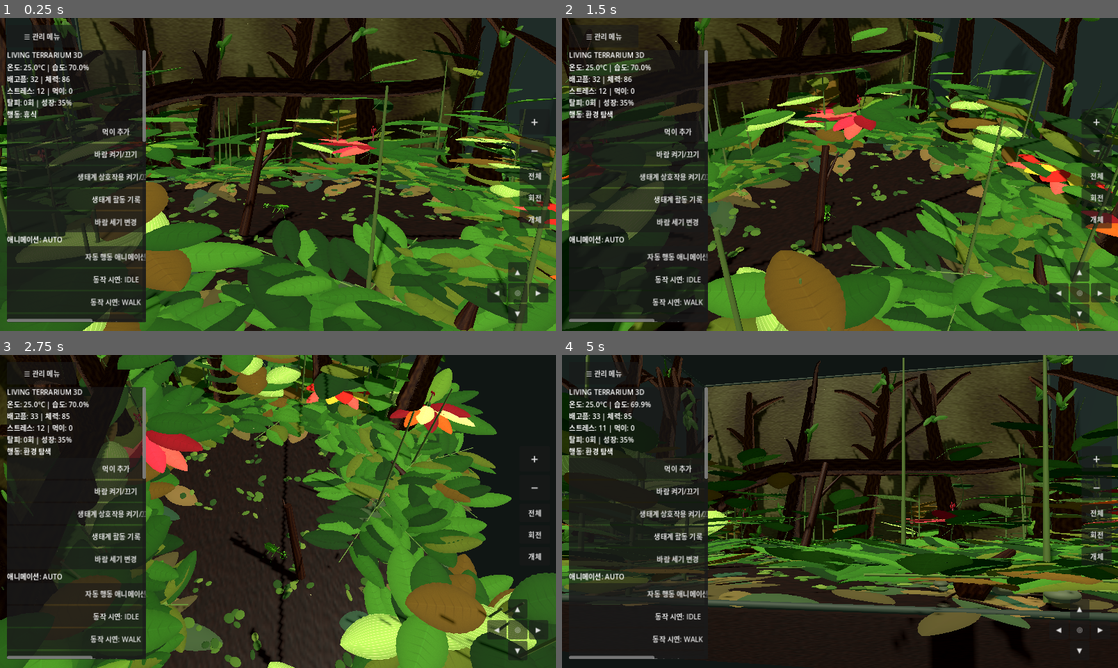
Above: before the commit, frames 1-4 (two rows, left to right).
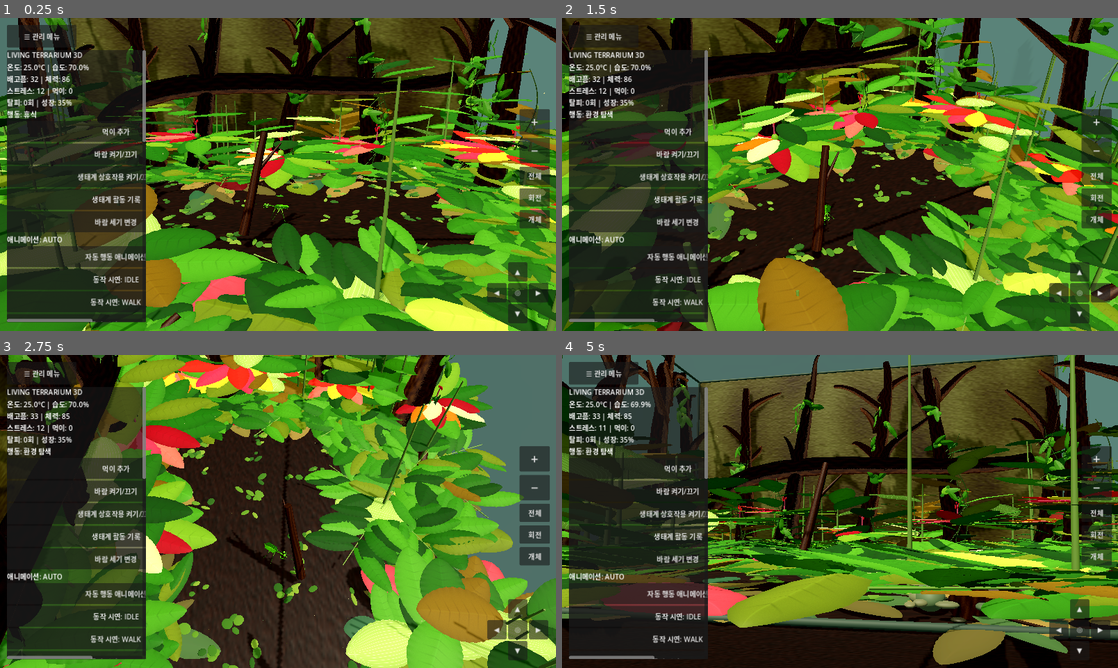
Above: after the commit, the same moments.

Repository: s5vrusg22-stack/LivingTerrarium
Game: Godot game, scene res://scenes/main.tscn
Two runs of this game, one before a commit and one after it. Both use one fixed random seed, a clock stepped at 60 frames per second and the inputs below.
Inputs (mouse positions are in pixels of both pictures, inside the frame that each line leads up to):
- Up to frame 1 (0.25 s): no input
- Up to frame 2 (1.5 s): tap Enter at 0.5 s; move the mouse to (962, 158) at 0.52 s; hold D 0.53-1.25 s; click (962, 158) at 0.67 s; drag from (728, 190) to (812, 237) at 1.27 s
- Up to frame 3 (2.75 s): move the mouse to (333, 442) at 2.02 s; hold D from 2.03 s (still down)
- Up to frame 4 (5 s): release D at 2.75 s; drag from (812, 574) to (673, 464) at 2.77 s; move the mouse to (1006, 558) at 3.52 s; hold A 3.53-4.25 s; drag from (673, 464) to (756, 433) at 4.27 s

The runs differ from the first frame. In frame 1, 55% of the frame differs, in the area x 0-100%, y 0-100%; in frame 2, 57%; in frame 3, 58%; in frame 4, 53%.

Commit message:
Add detailed tropical foliage and realistic lighting

Diff:
--- a/scripts/main.gd
+++ b/scripts/main.gd
@@ -454,7 +454,7 @@
     for trunk in trunks:
         var points: Array = trunk["points"]
         var radii: Array = trunk["radii"]
-        for patch_index in range(rng.randi_range(2, 4)):
+        for patch_index in range(rng.randi_range(4, 6)):
             var ring := rng.randi_range(2, points.size() - 3)
             var tangent: Vector3 = (points[ring + 1] - points[ring - 1]).normalized()
             var facing := Vector3(0.0, 0.0, 1.0)
@@ -492,8 +492,8 @@
                 patch.add_child(leaf)
 
 func _create_bromeliads(leaf_mesh: ArrayMesh, materials: Array[StandardMaterial3D], rng: RandomNumberGenerator) -> void:
-    var tree_choices: Array[int] = [1, 4, 6, 8, 9, 10]
-    var ring_choices: Array[int] = [8, 8, 7, 9, 8, 7]
+    var tree_choices: Array[int] = [1, 4, 6, 8, 9, 10, 0, 2, 5, 11, 3, 7]
+    var ring_choices: Array[int] = [8, 8, 7, 9, 8, 7, 10, 11, 8, 10, 6, 9]
     for i in range(mini(tree_choices.size(), habitat_trunks.size())):
         var trunk: Dictionary = habitat_trunks[tree_choices[i]]
         var points: Array = trunk["points"]
@@ -570,12 +570,20 @@
     env.background_color = Color(0.065, 0.085, 0.08)
     env.ambient_light_source = Environment.AMBIENT_SOURCE_COLOR
     env.ambient_light_color = Color(0.7, 0.8, 0.72)
-    env.ambient_light_energy = 0.66
+    env.ambient_light_energy = 0.70
+    env.tonemap_mode = Environment.TONE_MAPPER_FILMIC
+    env.glow_enabled = true
+    env.glow_intensity = 0.20
+    env.glow_bloom = 0.04
+    env.glow_hdr_threshold = 1.12
+    env.adjustment_enabled = true
+    env.adjustment_contrast = 1.04
+    env.adjustment_saturation = 1.07
     env.ssao_enabled = true
-    env.ssao_radius = 0.38
-    env.ssao_intensity = 1.05
-    env.ssao_power = 1.18
-    env.ssao_detail = 0.42
+    env.ssao_radius = 0.42
+    env.ssao_intensity = 1.10
+    env.ssao_power = 1.16
+    env.ssao_detail = 0.48
     world.environment = env
     add_child(world)
     var sun := DirectionalLight3D.new()
@@ -583,12 +591,15 @@
     sun.light_energy = 1.08
     sun.light_color = Color(1.0, 0.95, 0.84)
     sun.shadow_enabled = true
+    sun.shadow_opacity = 0.76
+    sun.directional_shadow_max_distance = 14.0
+    sun.light_angular_distance = 0.45
     add_child(sun)
     # Scale the habitat around the walkable floor so the animal and its movement
     # stay unchanged while the enclosure gains 50% more room in every direction.
     habitat_root = Node3D.new()
     habitat_root.name = "HabitatScaleRoot"
-    habitat_root.scale = Vector3.ONE * 1.70
+    habitat_root.scale = Vector3.ONE * 1.80
     habitat_root.position = Vector3(0, 0.275, 0)
     add_child(habitat_root)
     # The enclosure grows around the existing animal scale. Keep the mantis
@@ -1487,8 +1498,8 @@
 
 # Reusable simple leaf mesh: six triangles with a raised midrib and pointed tip.
 func _build_leaf_detail_textures() -> void:
-    var tex_width := 256
-    var tex_height := 512
+    var tex_width := 384
+    var tex_height := 768
     var height_values := PackedFloat32Array()
     height_values.resize(tex_width * tex_height)
     var albedo_image := Image.create(tex_width, tex_height, false, Image.FORMAT_RGBA8)
@@ -1618,6 +1629,123 @@
     var mesh := ArrayMesh.new()
     mesh.add_surface_from_arrays(Mesh.PRIMITIVE_TRIANGLES, arrays)
     return mesh
+func _broadleaf_surface(u: float, t: float) -> Vector3:
+    var safe_t: float = clampf(t, 0.0, 1.0)
+    var blade: float = pow(maxf(0.0, sin(PI * safe_t)), 0.56)
+    var basal_lobes: float = exp(-pow((safe_t - 0.16) / 0.12, 2.0))
+    var width: float = 0.006 + blade * (0.125 + 0.085 * safe_t) + basal_lobes * 0.013
+    var midrib: float = 0.026 * blade
+    var cup: float = 0.030 * blade * (1.0 - absf(u))
+    var lateral_veins: float = 0.0035 * blade * (1.0 - absf(u)) * absf(sin((safe_t * 8.0 + absf(u) * 0.55) * PI))
+    var edge_wave: float = 0.0028 * sin(safe_t * PI * 20.0 + absf(u) * 2.0) * blade * pow(absf(u), 5.0)
+    var bend: float = 0.012 * sin(safe_t * TAU + 0.4) * blade
+    return Vector3(u * width + signf(u) * edge_wave, midrib + cup + lateral_veins + bend, safe_t * 0.72)
+
+func _broadleaf_normal(u: float, t: float) -> Vector3:
+    var u0: float = maxf(-1.0, u - 0.012)
+    var u1: float = minf(1.0, u + 0.012)
+    var t0: float = maxf(0.0, t - 0.003)
+    var t1: float = minf(1.0, t + 0.003)
+    var tangent_u := _broadleaf_surface(u1, t) - _broadleaf_surface(u0, t)
+    var tangent_t := _broadleaf_surface(u, t1) - _broadleaf_surface(u, t0)
+    var normal := tangent_t.cross(tangent_u).normalized()
+    return normal if normal.y >= 0.0 else -normal
+
+func _broadleaf_mesh() -> ArrayMesh:
+    # 40 longitudinal stations and 24 cross sections give broad tropical leaves
+    # enough contour for a cupped blade, inset base, center rib, and curled edge.
+    var vertices := PackedVector3Array()
+    var colors := PackedColorArray()
+    var normals := PackedVector3Array()
+    var tangents := PackedFloat32Array()
+    var uv := PackedVector2Array()
+    var station_count := 40
+    var lane_count := 24
+    var rows: Array = []
+    for station in range(station_count):
+        var t: float = float(station) / float(station_count - 1)
+        var row: Array[Vector3] = []
+        for lane in range(lane_count + 1):
+            var u: float = float(lane) / float(lane_count) * 2.0 - 1.0
+            row.append(_broadleaf_surface(u, t))
+        rows.append(row)
+    for station in range(station_count - 1):
+        var t0: float = float(station) / float(station_count - 1)
+        var t1: float = float(station + 1) / float(station_count - 1)
+        for lane in range(lane_count):
+            var u0: float = float(lane) / float(lane_count) * 2.0 - 1.0
+            var u1: float = float(lane + 1) / float(lane_count) * 2.0 - 1.0
+            var p00: Vector3 = rows[station][lane]
+            var p10: Vector3 = rows[station][lane + 1]
+            var p11: Vector3 = rows[station + 1][lane + 1]
+            var p01: Vector3 = rows[station + 1][lane]
+            for entry in [[p00, Vector2((u0 + 1.0) * 0.5, t0), u0, t0], [p10, Vector2((u1 + 1.0) * 0.5, t0), u1, t0], [p11, Vector2((u1 + 1.0) * 0.5, t1), u1, t1], [p00, Vector2((u0 + 1.0) * 0.5, t0), u0, t0], [p11, Vector2((u1 + 1.0) * 0.5, t1), u1, t1], [p01, Vector2((u0 + 1.0) * 0.5, t1), u0, t1]]:
+                var point: Vector3 = entry[0]
+                var point_uv: Vector2 = entry[1]
+                var point_u: float = entry[2]
+                var point_t: float = entry[3]
+                vertices.append(point)
+                uv.append(point_uv)
+                normals.append(_broadleaf_normal(point_u, point_t))
+                var tangent_u := _broadleaf_surface(minf(1.0, point_u + 0.012), point_t) - _broadleaf_surface(maxf(-1.0, point_u - 0.012), point_t)
+                tangent_u = tangent_u.normalized()
+                tangents.append(tangent_u.x)
+                tangents.append(tangent_u.y)
+                tangents.append(tangent_u.z)
+                tangents.append(1.0)
+                var center_rib: float = exp(-pow(absf(point_u) / 0.055, 2.0))
+                var edge_tone: float = pow(absf(point_u), 2.0)
+                var tone: float = 0.94 + center_rib * 0.055 - edge_tone * 0.075 + 0.012 * sin(point_t * TAU * 3.0)
+                colors.append(Color(clampf(tone, 0.0, 1.0), clampf(tone + 0.014, 0.0, 1.0), clampf(tone - 0.025, 0.0, 1.0), 1.0))
+    var arrays := []
+    arrays.resize(Mesh.ARRAY_MAX)
+    arrays[Mesh.ARRAY_VERTEX] = vertices
+    arrays[Mesh.ARRAY_NORMAL] = normals
+    arrays[Mesh.ARRAY_TANGENT] = tangents
+    arrays[Mesh.ARRAY_COLOR] = colors
+    arrays[Mesh.ARRAY_TEX_UV] = uv
+    var mesh := ArrayMesh.new()
+    mesh.add_surface_from_arrays(Mesh.PRIMITIVE_TRIANGLES, arrays)
+    return mesh
+
+func _create_tropical_broadleaf_clusters(leaf_mesh: ArrayMesh, materials: Array[StandardMaterial3D], variegated_material: StandardMaterial3D, rng: RandomNumberGenerator) -> void:
+    var cluster_sites: Array[Vector2] = [Vector2(-2.22, -1.40), Vector2(-2.28, -0.48), Vector2(-2.10, 0.62), Vector2(-1.78, 1.44), Vector2(-0.82, 1.51), Vector2(0.36, 1.49), Vector2(1.48, 1.43), Vector2(2.24, 0.94), Vector2(2.27, -0.05), Vector2(1.98, -1.40), Vector2(0.84, -1.47), Vector2(-0.74, -1.46)]
+    var themes: Array[int] = [2, 1, 6, 3, 8, 4, 10, 2, 7, 11, 3, 6]
+    for cluster_index in range(cluster_sites.size()):
+        var site: Vector2 = cluster_sites[cluster_index]
+        var cluster := Node3D.new()
+        cluster.name = "AroidCluster_%02d" % cluster_index
+        cluster.position = Vector3(clampf(site.x + rng.randf_range(-0.10, 0.10), -2.42, 2.42), -0.525, clampf(site.y + rng.randf_range(-0.10, 0.10), -1.68, 1.66))
+        cluster.rotation.y = rng.randf_range(-PI, PI)
+        cluster.scale = Vector3.ONE * rng.randf_range(0.92, 1.08)
+        habitat_motion_root.add_child(cluster)
+        var leaf_count := rng.randi_range(4, 6)
+        var theme_index: int = themes[cluster_index]
+        for leaf_index in range(leaf_count):
+            var leaf_joint := Node3D.new()
+            var angle: float = TAU * float(leaf_index) / float(leaf_count) + rng.randf_range(-0.24, 0.24)
+            leaf_joint.position = Vector3(rng.randf_range(-0.035, 0.035), rng.randf_range(0.025, 0.085), rng.randf_range(-0.035, 0.035))
+            leaf_joint.rotation = Vector3(rng.randf_range(-0.66, -0.30), angle, rng.randf_range(-0.14, 0.14))
+            cluster.add_child(leaf_joint)
+            var leaf := MeshInstance3D.new()
+            leaf.mesh = leaf_mesh
+            var material_index: int = theme_index
+            if theme_index >= 6 and leaf_index % 3 != 0:
+                material_index = 2 if leaf_index % 2 == 0 else 4
+            elif theme_index < 6 and leaf_index == leaf_count - 1 and cluster_index % 3 == 0:
+                material_index = 11
+            leaf.material_override = variegated_material if cluster_index % 4 == 1 and leaf_index == leaf_count - 1 else materials[material_index]
+            leaf.scale = Vector3(rng.randf_range(0.90, 1.18), rng.randf_range(0.92, 1.05), rng.randf_range(0.98, 1.30))
+            leaf.rotation.x = rng.randf_range(-0.12, 0.04)
+            leaf.cast_shadow = GeometryInstance3D.SHADOW_CASTING_SETTING_ON if leaf_index == 0 and cluster_index % 2 == 0 else GeometryInstance3D.SHADOW_CASTING_SETTING_OFF
+            leaf_joint.add_child(leaf)
+            plant_pivots.append(leaf_joint)
+            plant_phases.append(rng.randf_range(0.0, TAU))
+            plant_stiffness.append(rng.randf_range(0.32, 0.62))
+        plant_pivots.append(cluster)
+        plant_phases.append(rng.randf_range(0.0, TAU))
+        plant_stiffness.append(rng.randf_range(0.24, 0.48))
+
 func _create_animated_ecosystem() -> void:
     habitat_motion_root = Node3D.new()
     habitat_motion_root.name = "AnimatedEcosystem"
@@ -1625,16 +1753,19 @@
     var rng := RandomNumberGenerator.new()
     rng.seed = 17012026
     var leaf_mesh := _leaf_mesh()
+    var broad_leaf_mesh := _broadleaf_mesh()
     var leaf_materials: Array[StandardMaterial3D] = []
-    for tint in [Color(0.055, 0.18, 0.045), Color(0.09, 0.26, 0.065), Color(0.14, 0.34, 0.09), Color(0.20, 0.42, 0.12), Color(0.28, 0.34, 0.10), Color(0.32, 0.24, 0.07)]:
-        var mat := _material(tint)
+    var leaf_palette: Array[Color] = [Color(0.055, 0.18, 0.045), Color(0.09, 0.26, 0.065), Color(0.14, 0.34, 0.09), Color(0.20, 0.42, 0.12), Color(0.28, 0.34, 0.10), Color(0.32, 0.24, 0.07), Color(0.28, 0.055, 0.09), Color(0.50, 0.09, 0.15), Color(0.68, 0.20, 0.29), Color(0.62, 0.31, 0.10), Color(0.60, 0.74, 0.26), Color(0.52, 0.64, 0.48)]
+    var leaf_roughness: Array[float] = [0.78, 0.75, 0.72, 0.70, 0.74, 0.76, 0.62, 0.60, 0.61, 0.66, 0.70, 0.72]
+    for leaf_index in range(leaf_palette.size()):
+        var mat := _material(leaf_palette[leaf_index])
         mat.cull_mode = BaseMaterial3D.CULL_DISABLED
         mat.vertex_color_use_as_albedo = true
         mat.albedo_texture = leaf_detail_texture
         mat.normal_enabled = true
         mat.normal_texture = leaf_normal_texture
         mat.normal_scale = 0.12
-        mat.roughness = 0.88
+        mat.roughness = leaf_roughness[leaf_index]
         leaf_materials.append(mat)
     var stem_material := _material(Color(0.24, 0.31, 0.15))
     var stem_mesh := CylinderMesh.new()
@@ -1651,7 +1782,7 @@
         bract_mat.normal_enabled = true
         bract_mat.normal_texture = leaf_normal_texture
         bract_mat.normal_scale = 0.13
-        bract_mat.roughness = 0.80
+        bract_mat.roughness = 0.68
         bromeliad_materials.append(bract_mat)
     var variegated_leaf_material := _material(Color(0.72, 0.88, 0.52))
     variegated_leaf_material.cull_mode = BaseMaterial3D.CULL_DISABLED
@@ -1729,7 +1860,7 @@
                 plant.add_child(leaf_joint)
                 var leaf := MeshInstance3D.new()
                 leaf.mesh = leaf_mesh
-                leaf.material_override = leaf_materials[rng.randi_range(0, leaf_materials.size() - 1)]
+                leaf.material_override = leaf_materials[rng.randi_range(0, 5)]
                 leaf.scale = Vector3(rng.randf_range(0.72, 1.04), 0.9, rng.randf_range(0.84, 1.20))
                 leaf.rotation.x = rng.randf_range(-0.24, -0.06)
                 leaf.cast_shadow = GeometryInstance3D.SHADOW_CASTING_SETTING_OFF
@@ -1748,7 +1879,7 @@
                 plant.add_child(leaf_joint)
                 var leaf := MeshInstance3D.new()
                 leaf.mesh = leaf_mesh
-                leaf.material_override = variegated_leaf_material if (i + j) % 6 == 0 else leaf_materials[rng.randi_range(0, leaf_materials.size() - 1)]
+                leaf.material_override = variegated_leaf_material if (i + j) % 6 == 0 else leaf_materials[rng.randi_range(0, 5)]
                 leaf.scale = Vector3(rng.randf_range(0.90, 1.28), 0.86, rng.randf_range(0.88, 1.28))
                 leaf.rotation.x = rng.randf_range(-0.32, -0.05)
                 leaf.cast_shadow = GeometryInstance3D.SHADOW_CASTING_SETTING_OFF
@@ -1760,8 +1891,9 @@
         plant_phases.append(rng.randf_range(0.0, TAU))
         plant_stiffness.append(rng.randf_range(0.35, 0.8))
     _create_bromeliads(leaf_mesh, bromeliad_materials, rng)
+    _create_tropical_broadleaf_clusters(broad_leaf_mesh, leaf_materials, variegated_leaf_material, rng)
     # Climbing stems coil around real trunk surfaces; a smaller number trail down from the canopy.
-    for vine_index in range(14):
+    for vine_index in range(22):
         if habitat_trunks.is_empty():
             break
         var trunk: Dictionary = habitat_trunks[vine_index % habitat_trunks.size()]
@@ -1804,7 +1936,7 @@
             vine.add_child(leaf_joint)
             var leaf := MeshInstance3D.new()
             leaf.mesh = leaf_mesh
-            leaf.material_override = leaf_materials[rng.randi_range(0, leaf_materials.size() - 1)]
+            leaf.material_override = leaf_materials[rng.randi_range(0, 5)]
             leaf.scale = Vector3(rng.randf_range(0.82, 1.18), 0.92, rng.randf_range(1.05, 1.42))
             leaf.rotation.x = rng.randf_range(-0.22, -0.04)
             leaf.cast_shadow = GeometryInstance3D.SHADOW_CASTING_SETTING_OFF
@@ -2390,8 +2522,8 @@
     var screen := get_viewport().get_visible_rect().size
     var aspect: float = maxf(0.45, screen.x / maxf(1.0, screen.y))
     var horizontal_fov: float = 2.0 * atan(tan(vertical_fov * 0.5) * aspect)
-    var vertical_distance: float = 3.90 / tan(vertical_fov * 0.5)
-    var horizontal_distance: float = 4.75 / tan(horizontal_fov * 0.5)
+    var vertical_distance: float = 4.20 / tan(vertical_fov * 0.5)
+    var horizontal_distance: float = 5.10 / tan(horizontal_fov * 0.5)
     return clampf(maxf(vertical_distance, horizontal_distance) * 1.12, 7.5, CAMERA_MAX_DISTANCE)
 
 func _reset_camera() -> void:
